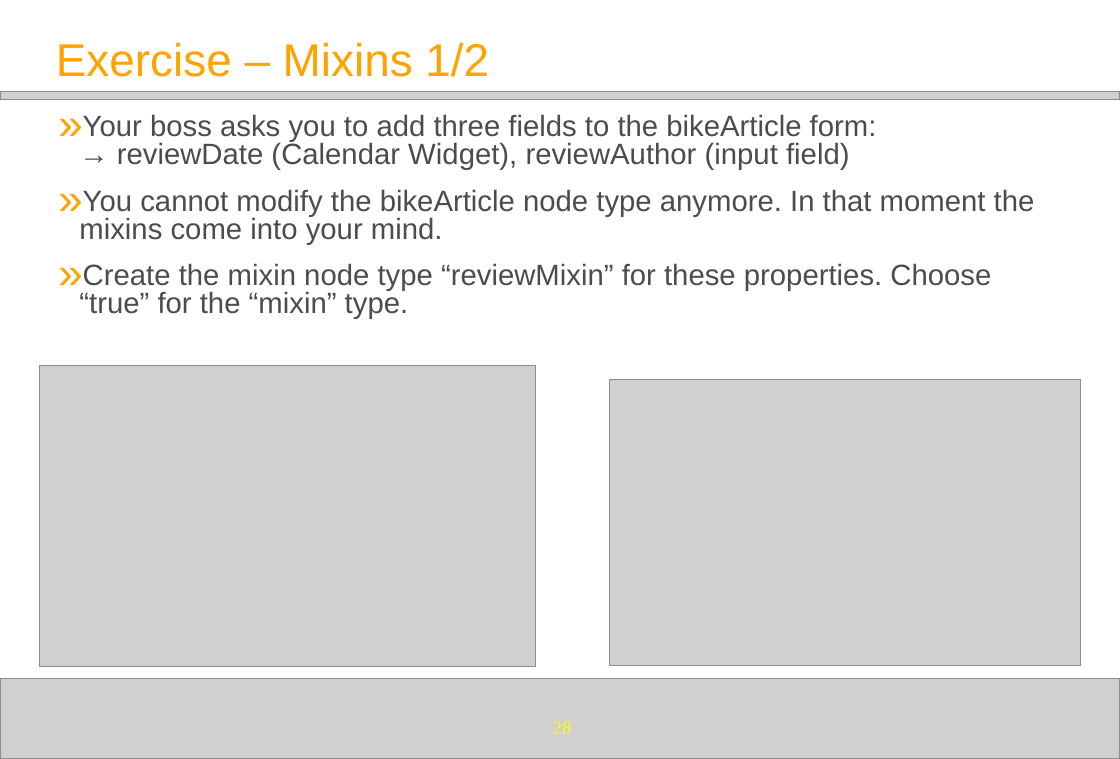
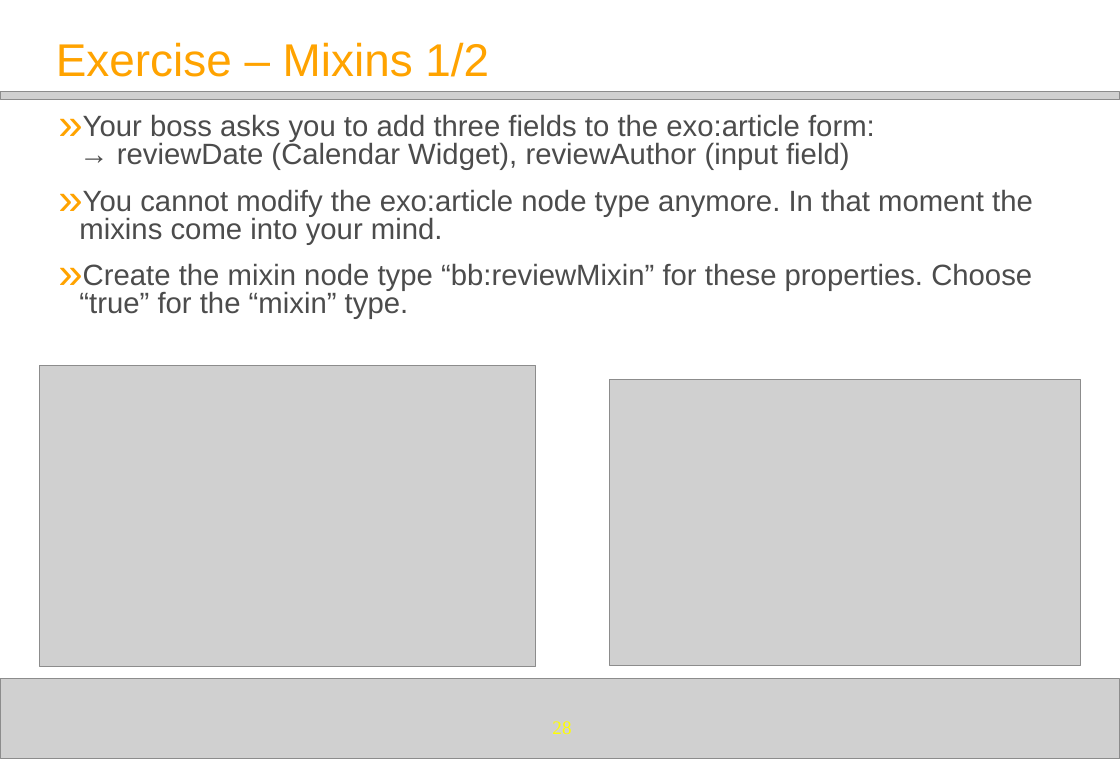
Before and after one commit to anhvurz90/training, a slide deck: slide 28 of plf3_5/eXoDeveloper/440-eXo-Content-for-Developers/440-eXo-Content-for-Developers.pptx. Drawn at 1120x759 pixels with LibreOffice and Linux fonts; fonts in the diff are those of the drawing; grey boxes stand for pictures; background and template pictures are left out. Boxes give left, top, right and bottom in pixels: in the first picture for what was removed or moved away, otherwise in the second. Text is boxed around its words. In the diff, an @@ line names an element or a change of style, - is before the commit and + after.

```diff
--- a/plf3_5/eXoDeveloper/440-eXo-Content-for-Developers/440-eXo-Content-for-Developers.pptx
+++ b/plf3_5/eXoDeveloper/440-eXo-Content-for-Developers/440-eXo-Content-for-Developers.pptx
@@ text at (79, 114, 1033, 319): text changed @@
-» Your boss asks you to add three fields to the bikeArticle form:
-  → reviewDate (Calendar Widget), reviewAuthor (input field)
-» You cannot modify the bikeArticle node type anymore. In that moment the mixins come into your mind.
-» Create the mixin node type “reviewMixin” for these properties. Choose “true” for the “mixin” type.
+» Your boss asks you to add three fields to the exo:article form:
+  → reviewDate (Calendar Widget), reviewAuthor (input field)
+» You cannot modify the exo:article node type anymore. In that moment the mixins come into your mind.
+» Create the mixin node type “bb:reviewMixin” for these properties. Choose “true” for the “mixin” type.
```
Also in this commit, not shown: 5 other slides changed.
